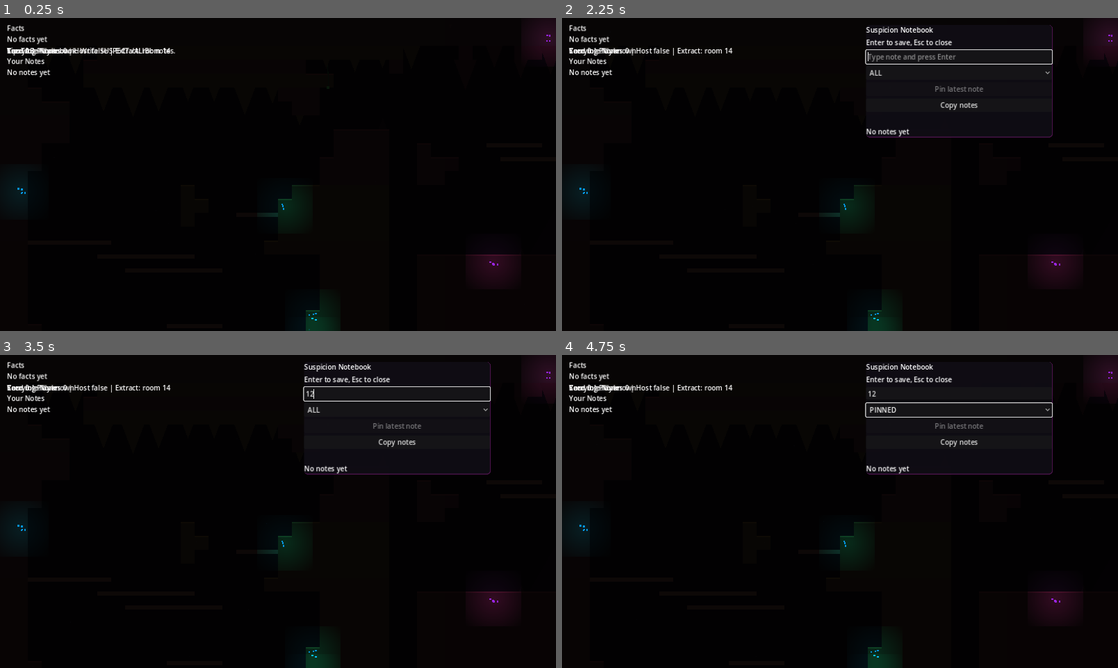
Above: before the commit, frames 1-4 (two rows, left to right).
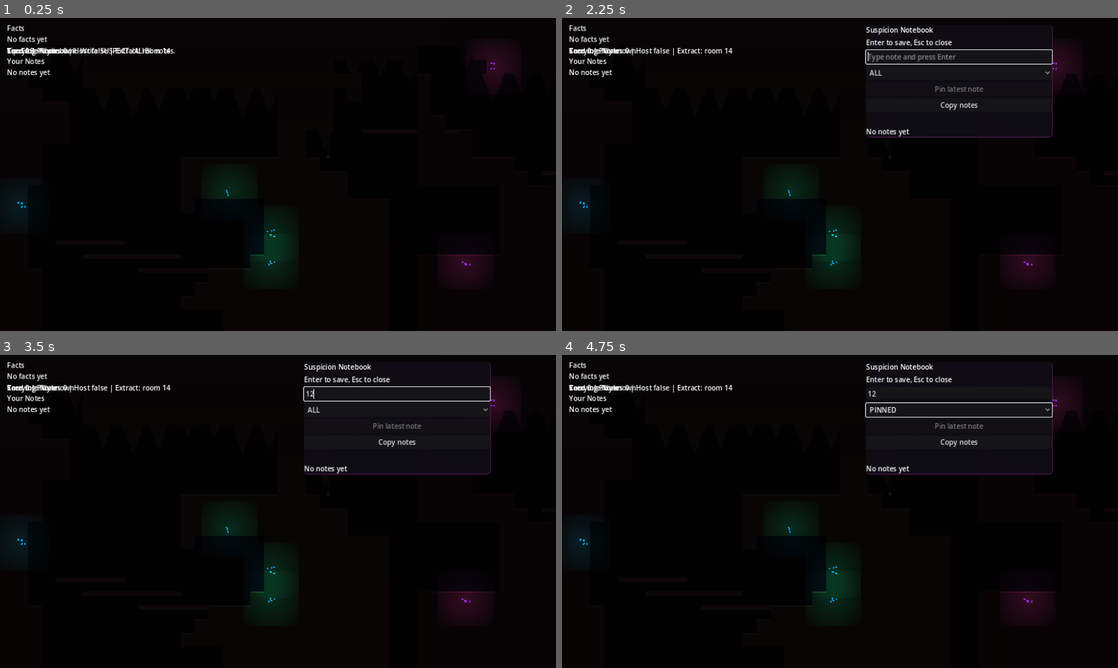
Above: after the commit, the same moments.

Repository: Jordans14/DeductionDelve
Game: Godot game, scene res://scenes/Game.tscn
Same seed, same stepped clock (60 frames per second), same inputs: the game is played once before the commit and once after it. This scene is started directly instead of the project's main scene.
Inputs (mouse positions are in pixels of both pictures, inside the frame that each line leads up to):
- Up to frame 1 (0.25 s): no input
- Up to frame 2 (2.25 s): tap Enter (ui_accept) at 0.5, 0.77, 1.25, 1.52, 2 s; hold X 0.53-1.28 s; hold Right (ui_right) 0.53-2.03 s; tap Tab at 1.35 s; hold Left (ui_left) from 2.03 s (still down); tap N at 2.1 s
- Up to frame 3 (3.5 s): release Left (ui_left) at 2.75 s; click (394, 392) at 2.77 s; type "12" at 2.85 s
- Up to frame 4 (4.75 s): click "ALL" at 3.5 s; click "Copy notes" at 4.25 s

The runs differ from the first frame. In frame 1, 3.2% of the frame differs, in the area x 3-100%, y 1-100%; in frame 2, 3.0%; in frame 3, 3.0%; in frame 4, 3.0%.

Commit message:
Ultimate 'Deep Cave' Topology: Tightened tunnels (radius 3.6), reduced chamber frequency, and implemented a narrative 'Walkway & Ridge' system. Reclaimed solid rock mass while respecting rectangular settlement pockets. Fixed all walkway logic and network syncing.

Diff:
--- a/godot/src/gen/room_builder.gd
+++ b/godot/src/gen/room_builder.gd
@@ -87,6 +87,9 @@
 
 	# ── Stage 6d: Cleanup floating islands ───────────────────
 	_cleanup_floating_islands(grid)
+
+	# ── Stage 6e: Narrative walkways & ridges ────────────────
+	_add_walkways(grid, run_seed)
 
 	# ── Stage 7: Enforce hard borders + global floor ───────
 	_enforce_borders(grid)
@@ -135,8 +138,9 @@
 		for y in range(GH):
 			var n1 : float = cave_noise.get_noise_2d(float(x), float(y))
 			var n2 : float = detail.get_noise_2d(float(x), float(y)) * 0.2
-			var depth_bias : float = float(y) / float(GH) * 0.18
-			var is_wall : bool = (n1 + n2) > (-0.08 + depth_bias)
+			var depth_bias : float = float(y) / float(GH) * 0.15
+			# Higher threshold for more initial solid mass
+			var is_wall : bool = (n1 + n2) > (-0.15 + depth_bias)
 			col.append(is_wall)
 		grid.append(col)
 	return grid
@@ -166,23 +170,23 @@
 # ============================================================
 # STAGE 3: SPELUNKY DRUNKARD-WALK CRITICAL PATH
 # ============================================================
-func _carve_critical_path(grid: Array, run_seed: int, radius: float = 4.5) -> void:
+func _carve_critical_path(grid: Array, run_seed: int, radius: float = 3.6) -> void:
 	var rng := RandomNumberGenerator.new()
 	rng.seed = run_seed + 7777
 	var cx : int = GW / 2; var cy : int = 3
 	while cy < GH - 4:
-		_carve_circle(grid, cx, cy, int(radius))
+		_carve_circle(grid, cx, cy, int(radius)) # Even tighter for 'Cave' feel
 		var r := rng.randf()
 		if r < 0.65:   cy += 1 # Increased vertical bias
 		elif r < 0.70: cy = max(cy - 1, 2)
 		elif r < 0.85: cx = clamp(cx + rng.randi_range(1, 3), 2, GW - 3)
 		else:          cx = clamp(cx - rng.randi_range(1, 3), 2, GW - 3)
-	# Horizontal exploration branches — also wide
-	for _b in range(12):
-		var bx := rng.randi_range(6, GW - 7)
-		var by := rng.randi_range(4, GH - 5)
-		var blen := rng.randi_range(8, 22)
-		var bdir := 1 if (rng.randi() % 2 == 0) else -1
+	# Horizontal exploration branches — fewer for more rock
+	for _b in range(6):
+		var bx : int = rng.randi_range(6, GW - 7)
+		var by : int = rng.randi_range(4, GH - 5)
+		var blen : int = rng.randi_range(6, 16)
+		var bdir : int = 1 if (rng.randi() % 2 == 0) else -1
 		for b in range(blen): _carve_circle(grid, bx + b * bdir, by, 3)
 
 func _carve_circle(grid: Array, cx: int, cy: int, radius: int) -> void:
@@ -222,7 +226,8 @@
 	var rng := RandomNumberGenerator.new(); rng.seed = run_seed + 54321
 	for col in range(COLS):
 		for row in range(ROWS):
-			var cx := col * CHUNK_W + rng.randi_range(CHUNK_W / 3, 2 * CHUNK_W / 3)
+			if rng.randf() > 0.5: continue # 50% fewer chambers for less 'openness'
+			var cx := col * CHUNK_W + rng.randi_range(CHUNK_W / 4, 3 * CHUNK_W / 4)
 			var cy := row * CHUNK_H + rng.randi_range(CHUNK_H / 3, 2 * CHUNK_H / 3)
 			var rx := rng.randi_range(5, CHUNK_W / 3)
 			var ry := rng.randi_range(3, CHUNK_H / 3)
@@ -312,6 +317,21 @@
 						if bool(grid[x+dx][y+dy]): neighbors += 1
 				if neighbors <= 1: # Isolated single block or small edge
 					grid[x][y] = false
+
+func _add_walkways(grid: Array, run_seed: int) -> void:
+	var rng := RandomNumberGenerator.new(); rng.seed = run_seed + 999
+	# Add horizontal ledges in vertical drops to aid movement and add 'Pathways'
+	for _i in range(25):
+		var wx : int = rng.randi_range(5, GW - 15)
+		var wy : int = rng.randi_range(10, GH - 20)
+		var ww : int = rng.randi_range(6, 14)
+		# Only place if there's air above
+		if not bool(grid[wx][wy]):
+			for lx in range(ww):
+				var tx : int = wx + lx
+				if tx < GW - 2:
+					grid[tx][wy] = true # Solid walkway ledge
+					if wy > 0: grid[tx][wy - 1] = false # Clear air above walkway
 
 # ============================================================
 # STAGE 7: BORDERS + GLOBAL FLOOR
